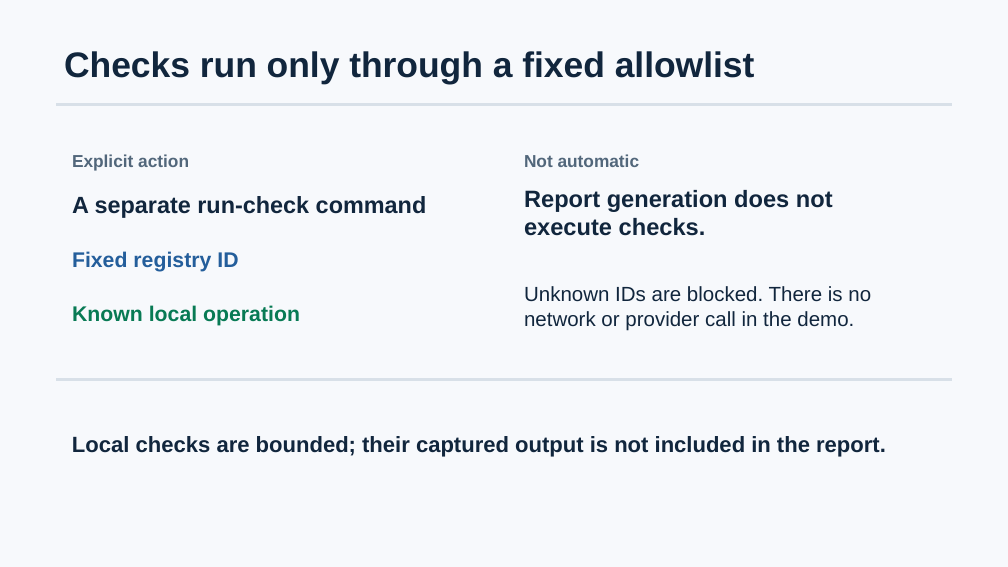
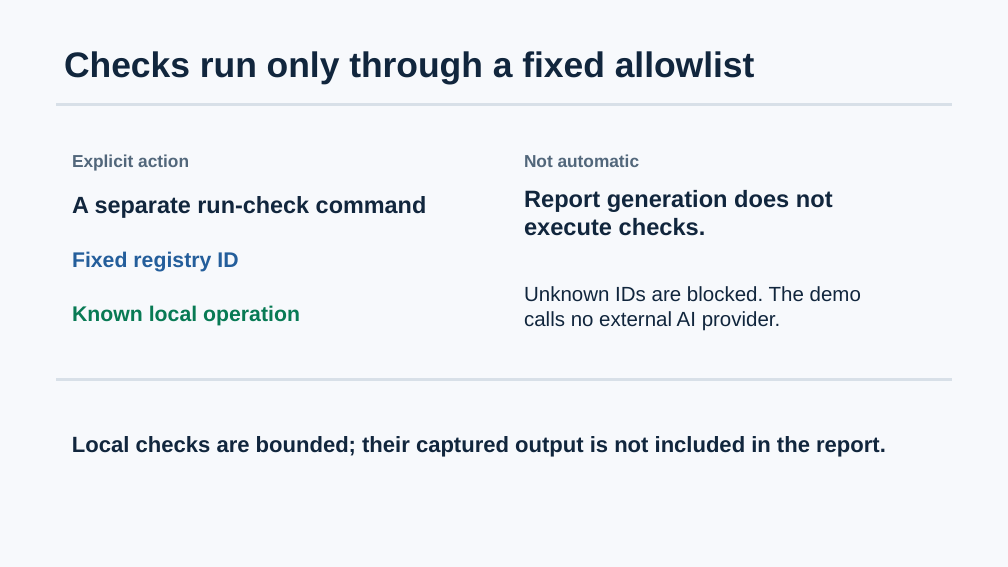
Before and after one commit to icecold009/proofline-ibm-bob, a slide deck: slide 5 of docs/submission/proofline-pitch.pptx. Drawn at 1008x567 pixels with LibreOffice and Linux fonts; fonts in the diff are those of the drawing. Boxes give left, top, right and bottom in pixels: in the first picture for what was removed or moved away, otherwise in the second. Text is boxed around its words. In the diff, an @@ line names an element or a change of style, - is before the commit and + after.

Commit message:
Complete Proofline prototype and submission preparation
Finish the Proofline prototype and submission package, align status documentation with the published Lablab entry, and include the final deck and demo video.

```diff
--- a/docs/submission/proofline-pitch.pptx
+++ b/docs/submission/proofline-pitch.pptx
@@ text at box(524, 286, 861, 331): text changed @@
-Unknown IDs are blocked. There is no network or provider call in the demo.
+Unknown IDs are blocked. The demo calls no external AI provider.
```
Also in this commit, not shown: 3 other slides changed, 33 other files.
